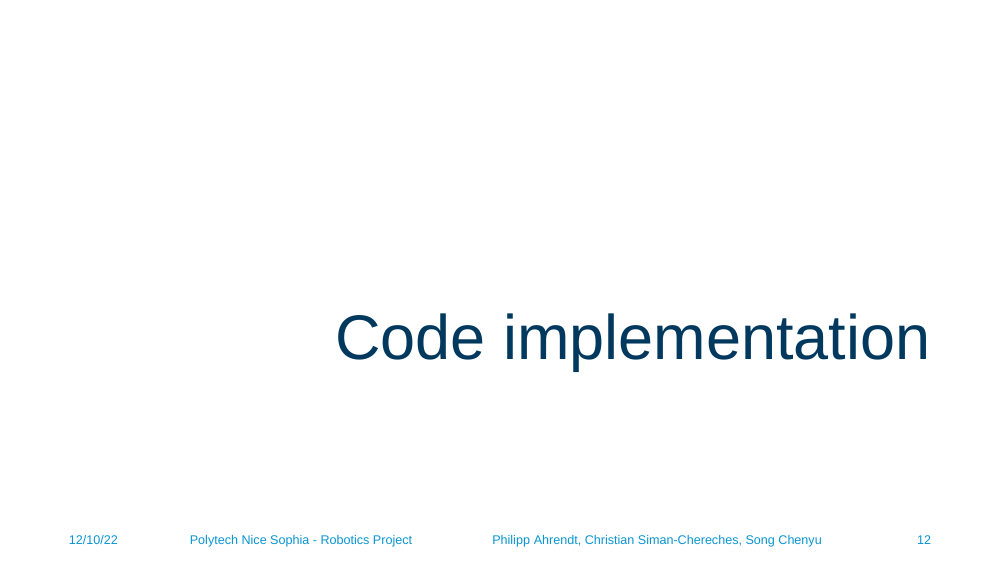
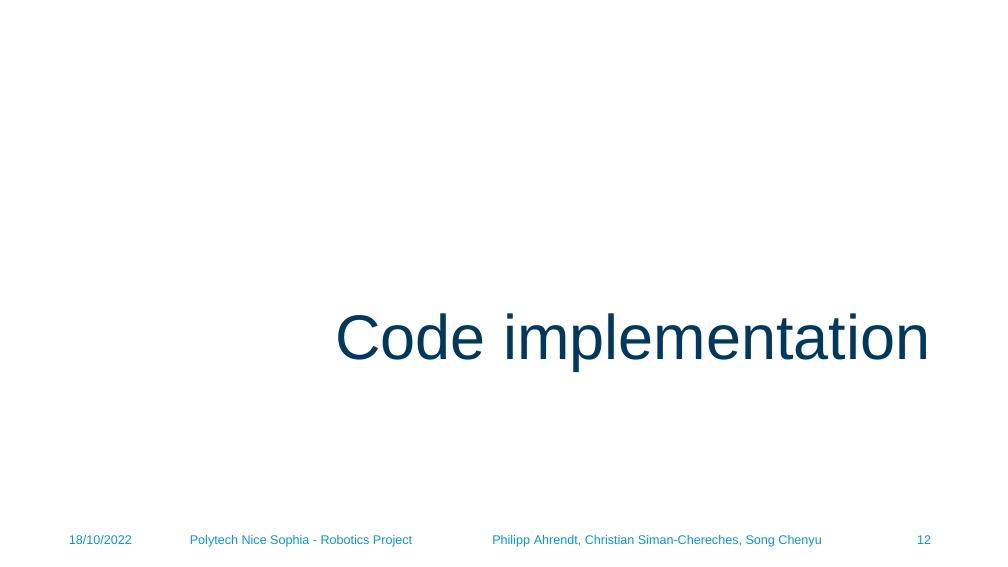
Before and after one commit to callmechristian/imouse-server, a slide deck: slide 12 of Robotics project.pptx. Drawn at 1008x567 pixels with LibreOffice and Linux fonts; fonts in the diff are those of the drawing; background and template pictures are left out. Boxes give left, top, right and bottom in pixels: in the first picture for what was removed or moved away, otherwise in the second. Text is boxed around its words. In the diff, an @@ line names an element or a change of style, - is before the commit and + after.

Commit message:
Fix typo

```diff
--- a/Robotics project.pptx
+++ b/Robotics project.pptx
@@ text at bbox=[69, 535, 132, 544]: text changed @@
-12/10/22
+18/10/2022
```
Also in this commit, not shown: 24 other slides changed.
